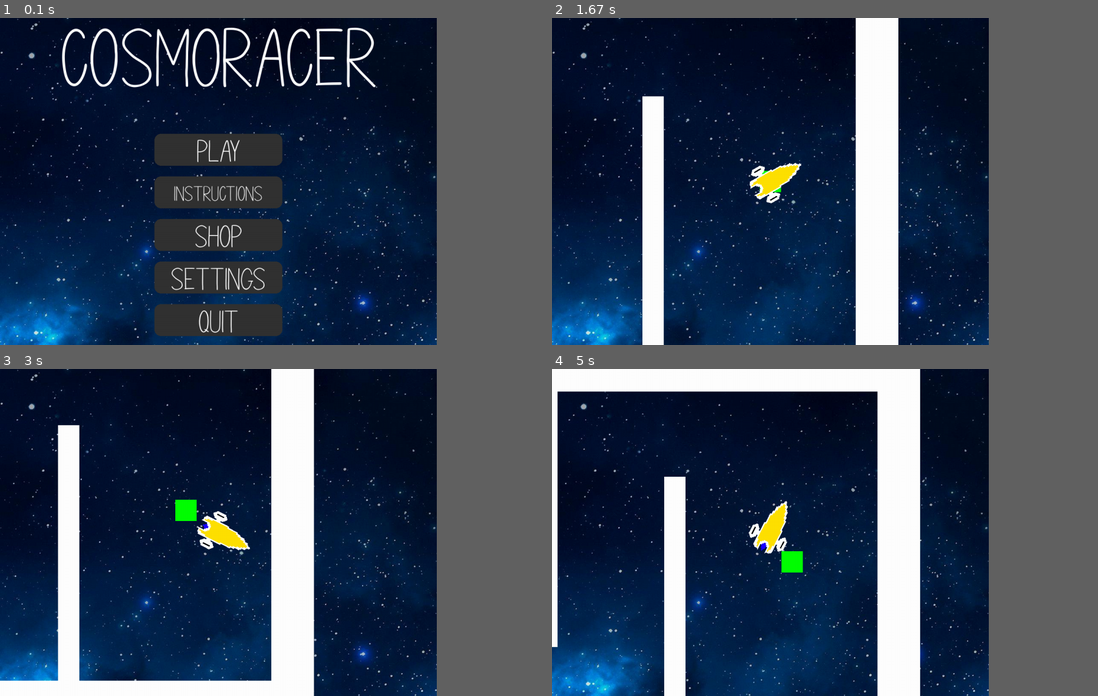
Above: before the commit, frames 1-4 (two rows, left to right).
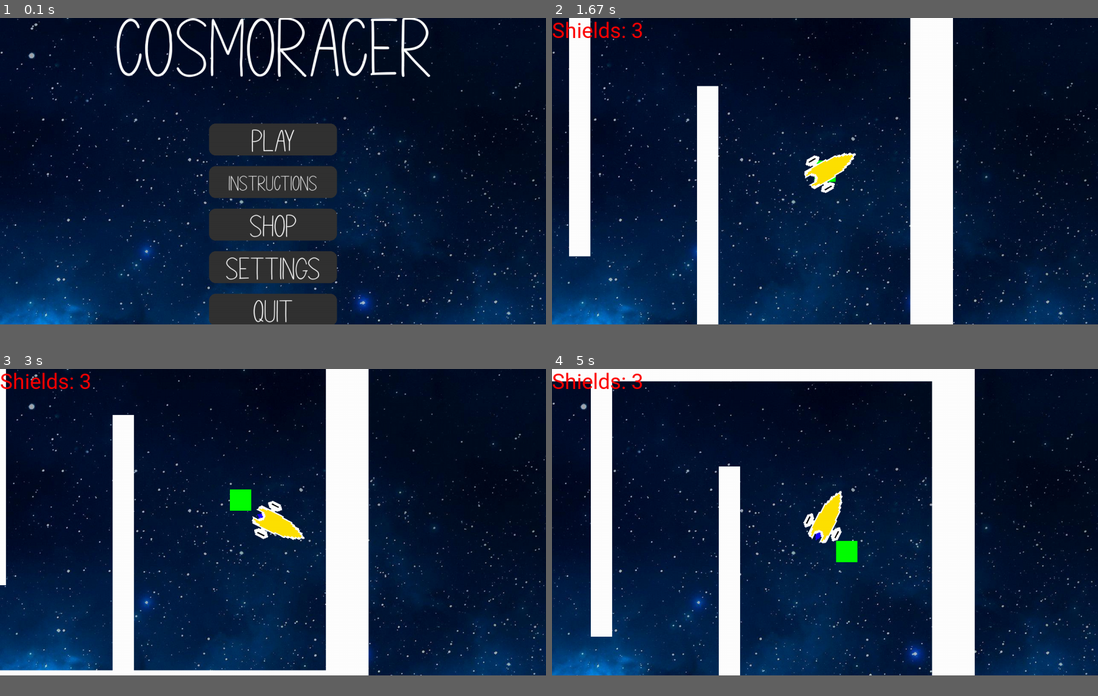
Above: after the commit, the same moments.

Repository: williamjamesj/pygame-project-williamjamesj
Game: pygame game, started from main.py
Two runs of this game, one before a commit and one after it. Both use one fixed random seed, a clock stepped at 60 frames per second and the inputs below.
Inputs:
- Up to frame 1 (0.1 s): no input
- Up to frame 2 (1.67 s): click "Play" at 0.38 s; click "1" at 0.72 s; tap Space at 1 s; hold Right from 1.33 s (still down)
- Up to frame 3 (3 s): release Right at 1.8 s; hold Up 1.88-2.18 s; hold Right 2.22-2.68 s; hold Left from 2.72 s (still down)
- Up to frame 4 (5 s): release Left at 3.25 s; hold Left 3.62-4.02 s; hold Up 4.05-4.42 s; hold Right from 4.45 s (still down)
The window is 720x540 before the commit and 900x506 after it. Grey fills any space a smaller window leaves; there, only what the larger window draws over its background counts as a difference.

The runs differ from the first frame. In frame 1, 26% of the frame differs, in the area x 0-100%, y 0-100%; in frame 2, 33%; in frame 3, 30%; in frame 4, 35%.

Commit message:
rebalanced the shields, so the game is "easier"...

Diff:
--- a/globalvariables.py
+++ b/globalvariables.py
@@ -9,6 +9,7 @@
 shop = None # The shop object, containing all of the functions regarding the shop.
 ownedShips = ["yellowspaceship"] # List of all of the ships the player can purchase.
 playercurrentship = None # The current spaceship that the player spawns with.
+
 
 '''Multiplayer Variables'''
 connecting = False
--- a/levels.py
+++ b/levels.py
@@ -173,8 +173,10 @@
     globals.playerspaceship.direction = 90
     globals.walls.add(Barrier(-7800,-500,8000,50))
     globals.walls.add(Barrier(-7800,500,8000,50))
-    globals.walls.add(Barrier(200,))
+    globals.walls.add(Barrier(200,-500,50,1050))
+    globals.walls.add(Barrier(-7850,-500,50,1050))
     globals.wincondition = Objective(-7500,0,50,50)
+    # globals.optionalEnemySpaceships.add(EnemySpaceship([100,0]))
     return
 def levelnine():
     print("level nine")
--- a/main.py
+++ b/main.py
@@ -17,8 +17,8 @@
 # Defaults to Fullscreen Resolution
 pygame.display.set_caption('Cosmoracer')
 pygame.display.set_icon(pygame.image.load("resources/icon.png"))
-# globals.screen = pygame.display.set_mode((0,0), pygame.FULLSCREEN|pygame.NOFRAME) # Both of these options (FULLSCREEN and NOFRAME) ensure compatibility across systems.
-globals.screen = pygame.display.set_mode((1024,768)) # The display resolution that is minimum.
+globals.screen = pygame.display.set_mode((0,0), pygame.FULLSCREEN|pygame.NOFRAME) # Both of these options (FULLSCREEN and NOFRAME) ensure compatibility across systems.
+# globals.screen = pygame.display.set_mode((1024,768)) # The display resolution that is minimum.
 # Retrieves the size of the fullscreen window, important for properly positioning things on the screen
 info = pygame.display.Info()
 globals.dimensions = [info.current_w, info.current_h] # Dimensions of the screen
--- a/persistantdata.py
+++ b/persistantdata.py
@@ -17,7 +17,7 @@
                      ORDER BY id DESC
                      LIMIT 1;""").fetchall()
     if len(data) == 0:
-        data = [(0,1,"yellowspaceship","yellowspaceship/10/0.1/3/1/0/1/1",10,10)]
+        data = [(0,1,"yellowspaceship","yellowspaceship/10/0.1/3/1/0/3/1",10,10)]
     return(data[0])
 def save(coins,level_complete,owned_ships,playercurrentship,musicvol,sfxvol):
     cursy = sqlite3.connect("save.data").cursor()
--- a/shop.py
+++ b/shop.py
@@ -6,7 +6,7 @@
 class shopScreen():
     def __init__(self):
         self.backbutton = buttons.Button(300,100,[0,globals.dimensions[1]/2-100],globals.screen, globals.languagesdict["back"],100)
-        self.spaceships = [["yellowspaceship",10,0.1,3,1,0,1],["redspaceship",15,0.2,5,2,10000,2],["bigspaceship",20,0.1,1,0.7,20000,5],["blackspaceship",20,0.2,4,0.6,30000,5]] # The lists store ships in this order: appearance,maxspeed,acceleration,turnspeed,firerate,cost,shields
+        self.spaceships = [["yellowspaceship",10,0.1,3,1,0,3],["redspaceship",15,0.2,5,2,10000,4],["bigspaceship",20,0.1,1,0.7,20000,8],["blackspaceship",20,0.2,4,0.6,30000,8]] # The lists store ships in this order: appearance,maxspeed,acceleration,turnspeed,firerate,cost,shields
         self.spaceshipimages = []
         for i in self.spaceships:
             self.spaceshipimages.append(pygame.image.load(f"resources/spaceships/shopimages/{i[0]}.png"))
